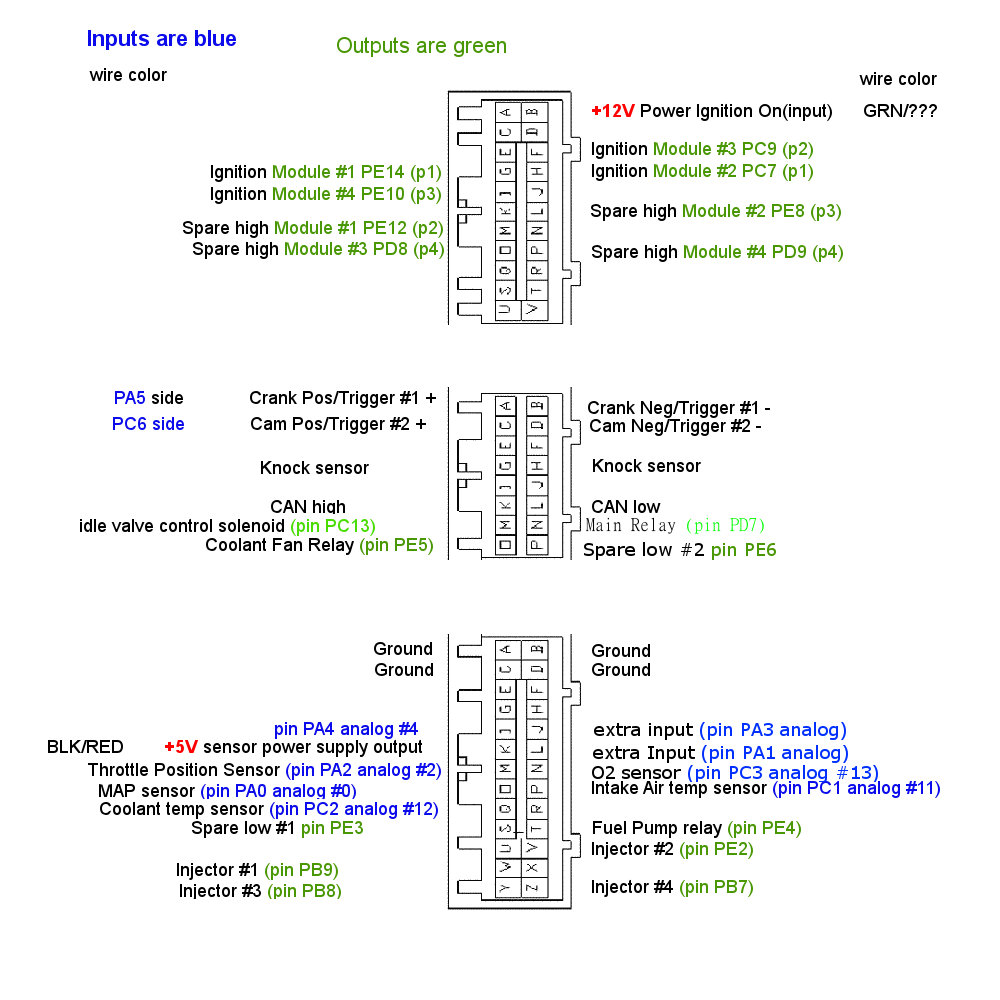
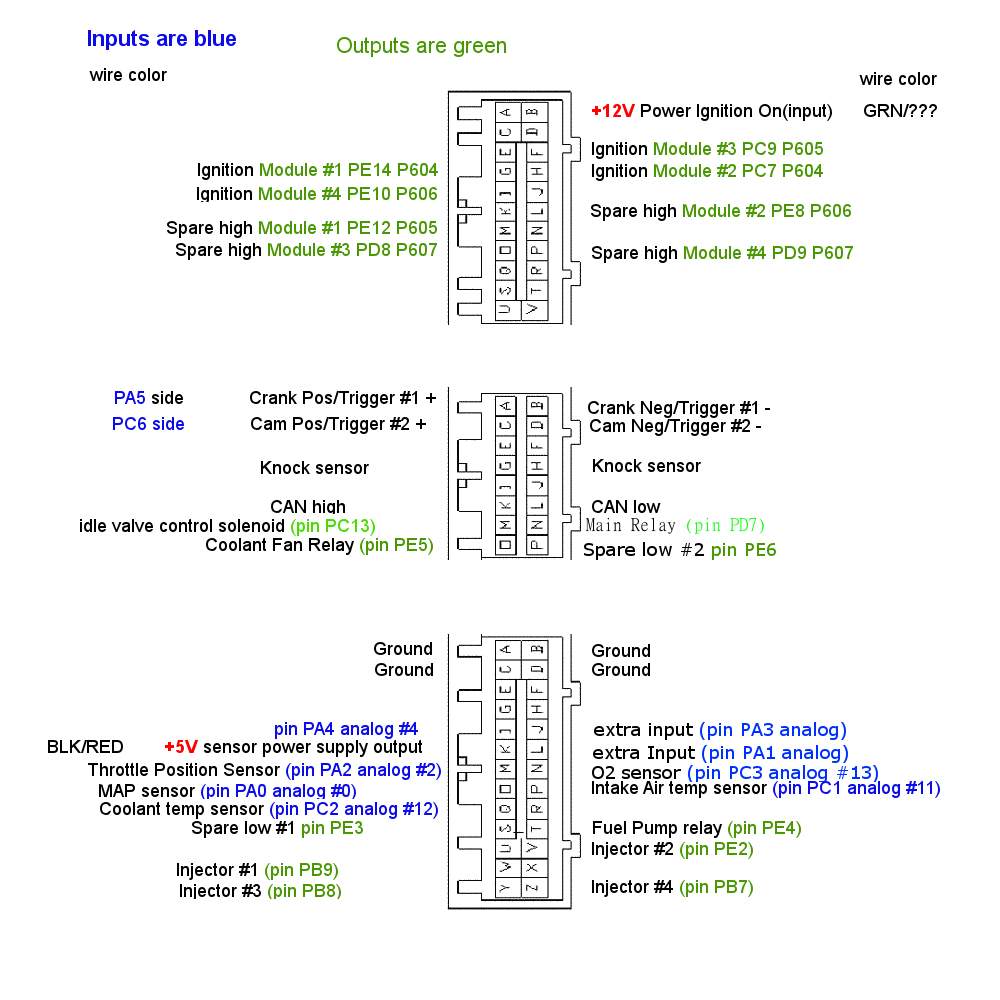
Comparing the layer stacks of the two (1000, 1000) images. Changes:
renamed "Spare high Module #3 PD8 (..." to "Spare high Module #3 PD8 P...", painted on it over [176, 242, 444, 260]
renamed "Spare high Module #4 PD9 (p4)" to "Spare high Module #4 PD9 P607", painted on it over [592, 245, 853, 263]
renamed "Spare high Module #2 PE8 (p3)" to "Spare high Module #2 PE8 P606", painted on it over [811, 204, 851, 221]
renamed "Spare high Module #1 PE12 (p2)" to "Spare high Module #1 PE12 P605", painted on it over [167, 221, 443, 238]
painted on "Ignition Module #4..." over [197, 186, 441, 204]
painted on "Ignition Module #1..." over [198, 162, 441, 182]
painted on "Ignition Module ... #1" over [783, 142, 823, 159]
painted on "Ignition Module ..." over [783, 164, 823, 181]
